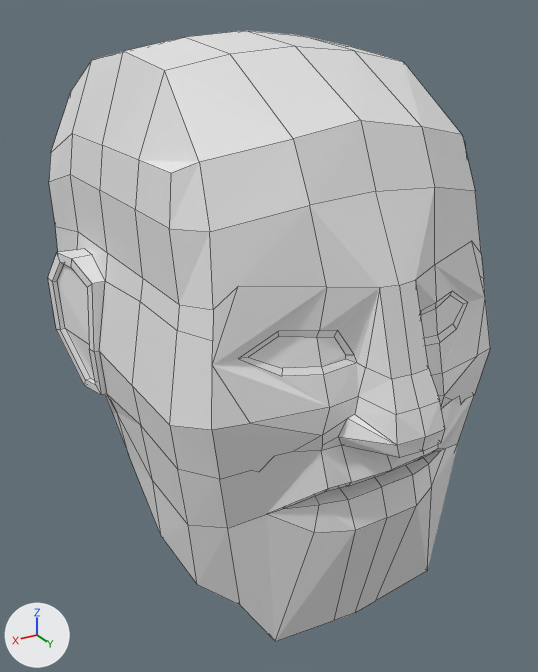
The Blender file gigachad.blend, before and after one commit.
Both versions are drawn from a camera (50 mm lens) standing at (1.086, 1.939, 1.418) and looking at (0.016, 0.156, 0.527). The axes (+X, +Y, +Z) are drawn at lower left. The lights are the same throughout. Mesh edges are drawn as thin lines.

Script lines for the objects in view, before the commit:
```python
me_cube_002 = bpy.data.meshes.new('Cube.002')
me_cube_002.from_pydata(...)  # 178 vertices, 150 faces; spans x -0.56..0.0, y -0.61..0.84, z -0.77..0.8
ob_cube = bpy.data.objects.new('Cube', me_cube_002)
ob_cube.location = (0.0, 0.0, 0.58)
_m = ob_cube.modifiers.new('Mirror', 'MIRROR')
_m.use_clip = True
```
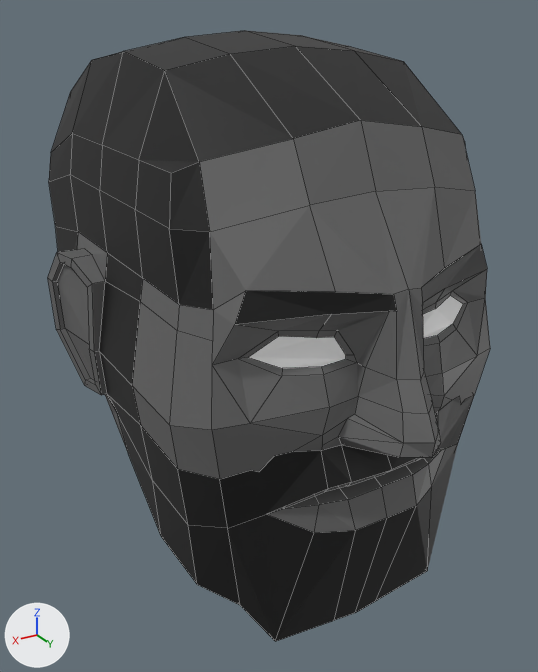
Location of each change, (x1, y1, x2, y2) in pixels of the pictures (538 x 672 px; the box of a moved part takes in the faces that stretch with it):
part 1 of me_cube_002, moved or reshaped: before (210, 187, 485, 458); after (210, 187, 487, 458)
part 2 of me_cube_002, recoloured (white to black): (49, 30, 474, 641) in both
part 3 of me_cube_002, recoloured: (48, 120, 490, 533) in both

Diff of the bpy script that builds the scene:
```diff
--- a/gigachad.blend.py
+++ b/gigachad.blend.py
@@ mat_hair @@
+mat_hair = principled_material('Hair')
+mat_hair.base_color = (0.0075, 0.0075, 0.0075)  # black #151515
@@ mat_eye @@
+mat_eye = principled_material('Eye')
+mat_eye.base_color = (1.0, 1.0, 1.0)  # white #ffffff
@@ mat_skin @@
+mat_skin = principled_material('Skin')
+mat_skin.base_color = (0.133, 0.133, 0.133)  # dark grey #666666
@@ me_cube_002 @@
 # used by ob_cube; location = (0.0, 0.0, 0.58)
-me_cube_002.from_pydata(...)  # 178 vertices, 150 faces; spans x -0.56..0.0, y -0.61..0.84, z -0.77..0.8
+me_cube_002.from_pydata(...)  # 182 vertices, 153 faces; spans x -0.56..0.0, y -0.61..0.87, z -0.77..0.8
+# me_cube_002 part 1
+# 1 vertex is removed from x -0.05, y 0.7, z 0.27
+# 8 faces are deleted
+# 5 vertices in x -0.16..0.0, y 0.65..0.84, z -0.1..0.28 move by (0.0, 0.03, 0.0)
+# 3 vertices in x -0.07..-0.06, y 0.77..0.82, z -0.07..0.07 move by (0.02, 0.0, 0.0)
+# 2 vertices move from x -0.35..0.0, y 0.58..0.77, z 0.07..0.29 to x -0.35..0.0, y 0.62..0.81, z 0.07..0.29
+# 5 vertices are added at (-0.04, 0.74, 0.27), (-0.17, 0.68, 0.23), (-0.04, 0.75, 0.23), (-0.05, 0.74, 0.23), (-0.38, 0.62, 0.22)
+# 9 new faces join them, mat_skin (dark grey #666666)
+# 1 new face joins them, mat_hair (black #151515)
+# 1 new face joins them, mat_eye (white #ffffff)
+# me_cube_002 part 2: 47 faces spanning x -0.49..0.0, y -0.61..0.73, z -0.77..0.8 switch from no material to mat_hair (black #151515)
+# me_cube_002 part 3: 95 faces spanning x -0.56..0.0, y -0.57..0.87, z -0.77..0.62 switch from no material to mat_skin (dark grey #666666)
+me_cube_002.materials.append(mat_eye)  # white #ffffff
```
